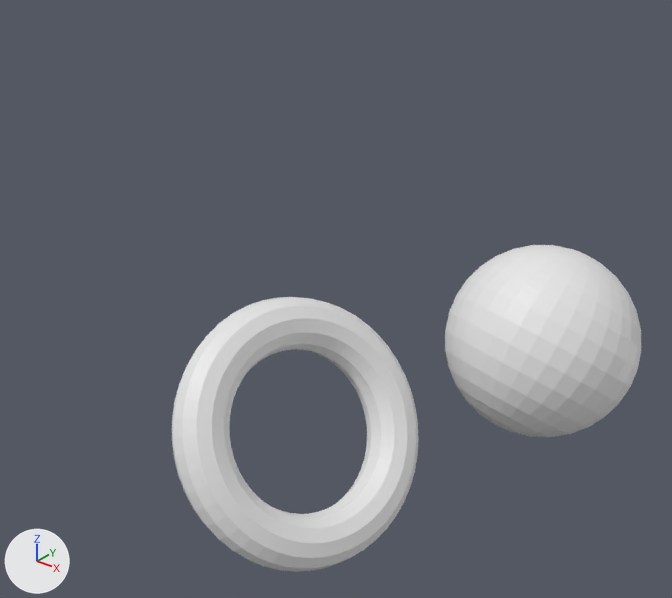
The glTF model assets/scenes/rim/scene.gltf: old version first, new version second.
The view is the same before and after, from a 50 mm camera at (4.74, -5.42, 4.82) aimed at (-0.44, 1.05, 0.81). Every picture has the same lights, and +X, +Y and +Z are marked at lower left. The picture after the commit comes second. Where no turn or scale is listed for an object, it has been applied to the vertices.

Script lines for the objects in view, before the commit:
```python
me_sphere = bpy.data.meshes.new('Sphere')
me_sphere.from_pydata(...)  # 482 vertices, 960 faces; spans x -1.0..1.0, y -1.0..1.0, z -1.0..1.0
me_sphere.materials.append(mat_material)  # white #e7e7e7
me_torus = bpy.data.meshes.new('Torus')
me_torus.from_pydata(...)  # 576 vertices, 1152 faces; spans x -0.83..0.83, y -1.22..1.22, z -1.09..1.09
me_torus.materials.append(mat_material)  # white #e7e7e7
ob_sphere = bpy.data.objects.new('Sphere', me_sphere)
ob_sphere.location = (1.05, 2.61, 0.19)
ob_torus = bpy.data.objects.new('Torus', me_torus)
ob_torus.location = (0.0, 0.0, 0.0)
```
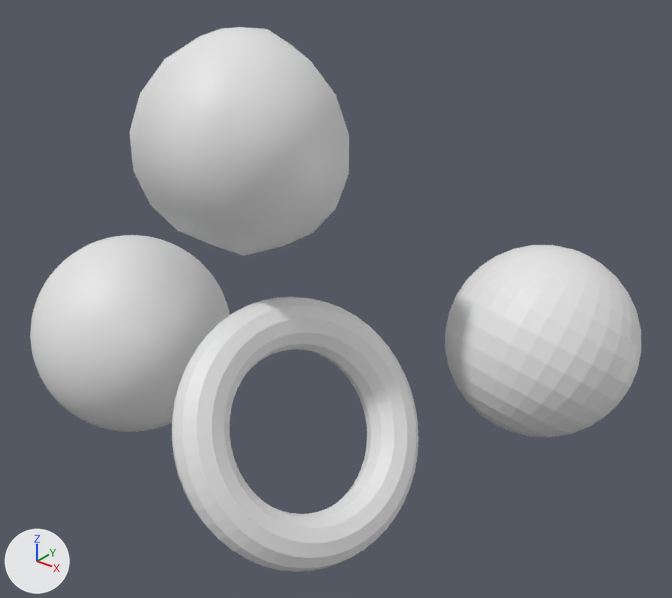
Diff of the bpy script that builds the scene:
```diff
--- a/assets/scenes/rim/scene.gltf.py
+++ b/assets/scenes/rim/scene.gltf.py
@@ mat_material_003 @@
+mat_material_003 = principled_material('Material.003')
+mat_material_003.base_color = (0.8, 0.8, 0.8)  # white #e7e7e7
@@ mat_material_002 @@
+mat_material_002 = principled_material('Material.002')
+mat_material_002.base_color = (0.8, 0.8, 0.8)  # white #e7e7e7
@@ me_sphere_004 @@
+me_sphere_004.from_pydata(...)  # an icosphere of 80 faces spanning x -0.94..0.94, y -0.8..0.98, z -1.0..1.0
+me_sphere_004.materials.append(mat_material_003)  # white #e7e7e7
@@ me_sphere_003 @@
+me_sphere_003.from_pydata(...)  # 4034 vertices, 8064 faces; spans x -1.0..1.0, y -1.0..1.0, z -1.0..1.0
+me_sphere_003.materials.append(mat_material_002)  # white #e7e7e7
@@ ob_sphere_002 @@
+ob_sphere_002 = bpy.data.objects.new('Sphere.002', me_sphere_004)
+ob_sphere_002.location = (-0.92, 0.35, 2.46)
@@ ob_sphere_001 @@
+ob_sphere_001 = bpy.data.objects.new('Sphere.001', me_sphere_003)
+ob_sphere_001.location = (-2.16, -0.12, 0.35)
```

Where the change shows, as pixel boxes [x1, y1, x2, y2] in the pictures (672 x 598 px):
'Sphere.002', added
    after: [130, 27, 349, 256]
'Sphere.001', added
    after: [30, 235, 230, 432]
